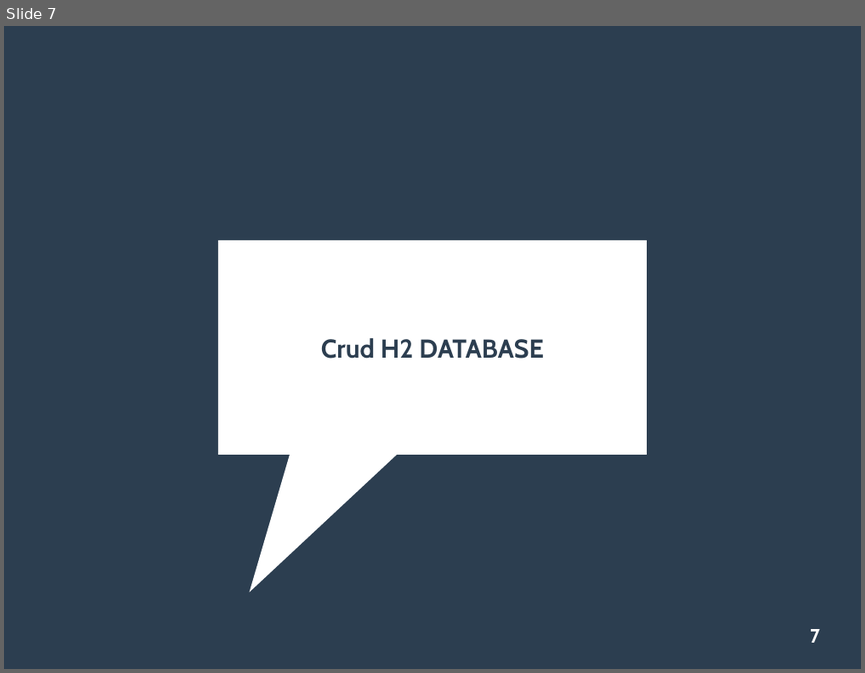
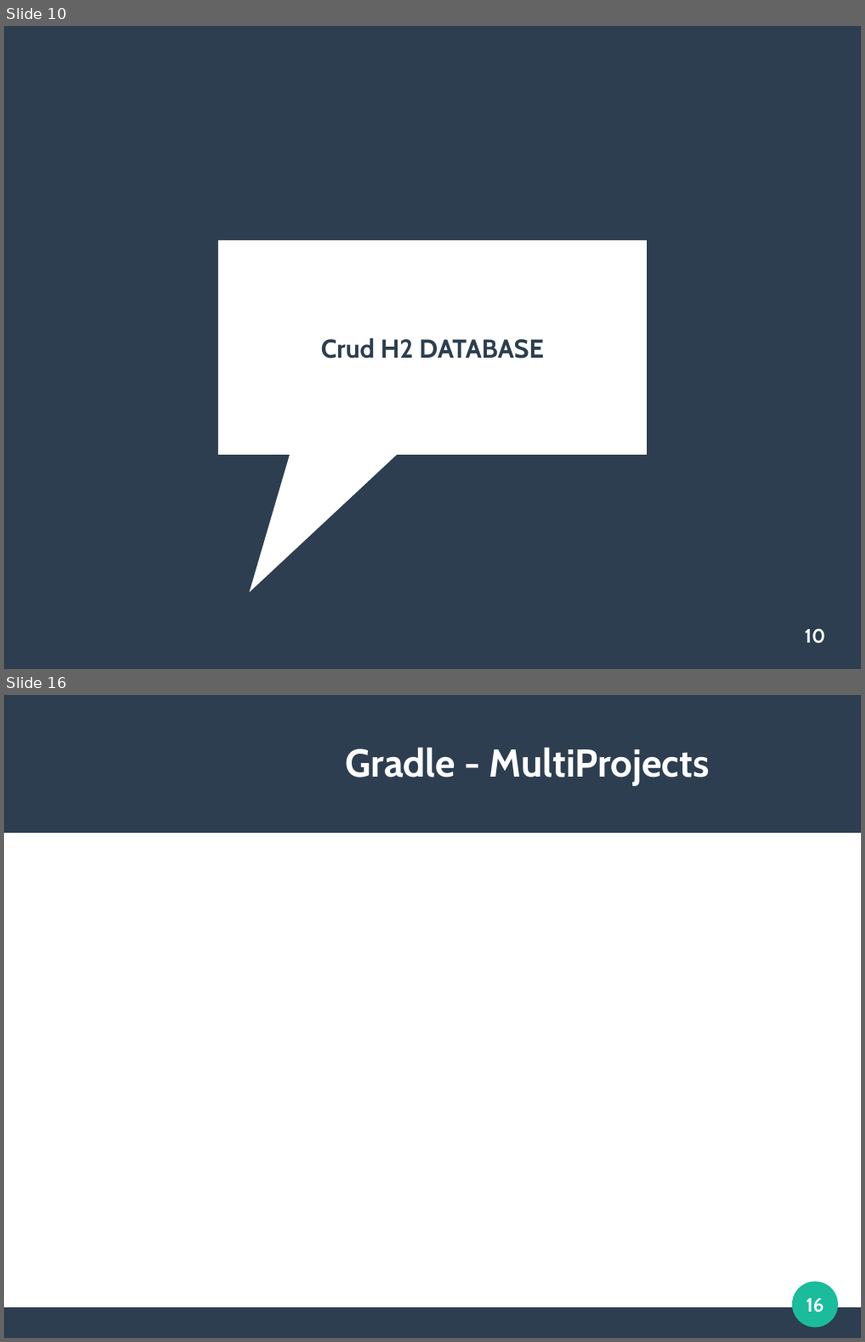
Before and after one commit to viniciusFortti/test, a slide deck: Apresentação/QuartaApresentacaoSpring.odp. Shown one above the other, each under a label of ours: slide 7 before the commit, slides 10 and 16 after it; the slides between them are not shown. The pictures are 865x673 and 865x1342 pixels, drawn with LibreOffice and Linux fonts; fonts in the diff are those of the drawing. Boxes give left, top, right and bottom in pixels: in the first picture for what was removed or moved away, otherwise in the second. Text is boxed around its words. In the diff, an @@ line names an element or a change of style, - is before the commit and + after.

```diff
--- a/Apresentação/QuartaApresentacaoSpring.odp
+++ b/Apresentação/QuartaApresentacaoSpring.odp
@@ slide 16 added at (4, 695, 861, 1338), background #FFFFFF @@
@@ rectangle added at (4, 695, 861, 833), fill #2C3E50 @@
@@ title added at (346, 747, 709, 786), 36 pt, text #FFFFFF, bold @@
+Gradle - MultiProjects
@@ ellipse added at (793, 1281, 838, 1327), fill #1ABC9C @@
@@ page number added at (806, 1298, 823, 1312), 18 pt, text #FFFFFF, bold @@
+16
@@ rectangle added at (4, 1307, 861, 1338), fill #2C3E50 @@
@@ what was slide 7 is now slide 10 @@
@@ page number at (805, 628, 826, 643): text changed @@
-7
+10
```
Also in this commit, not shown: 3 slides changed, 14 other slides added.
